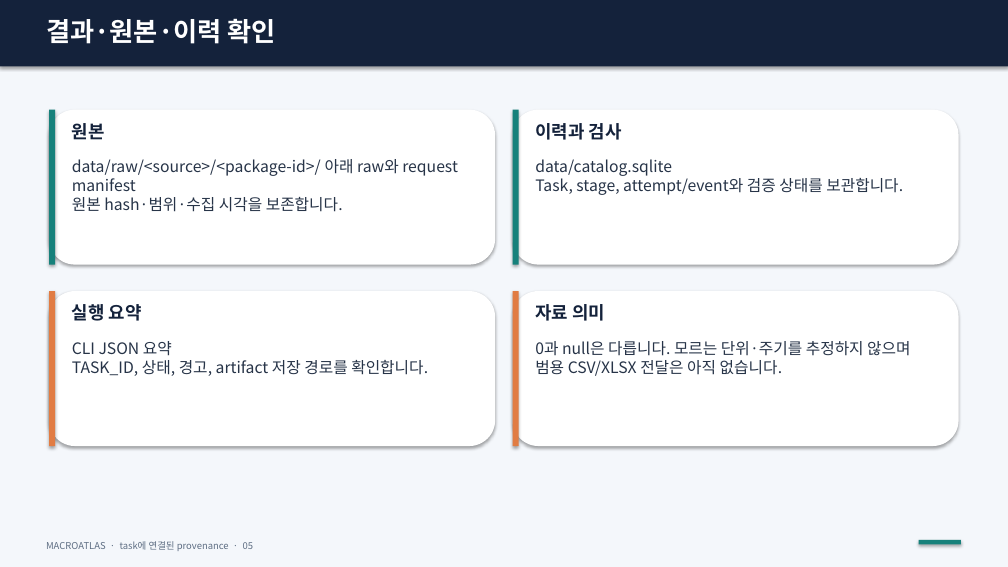
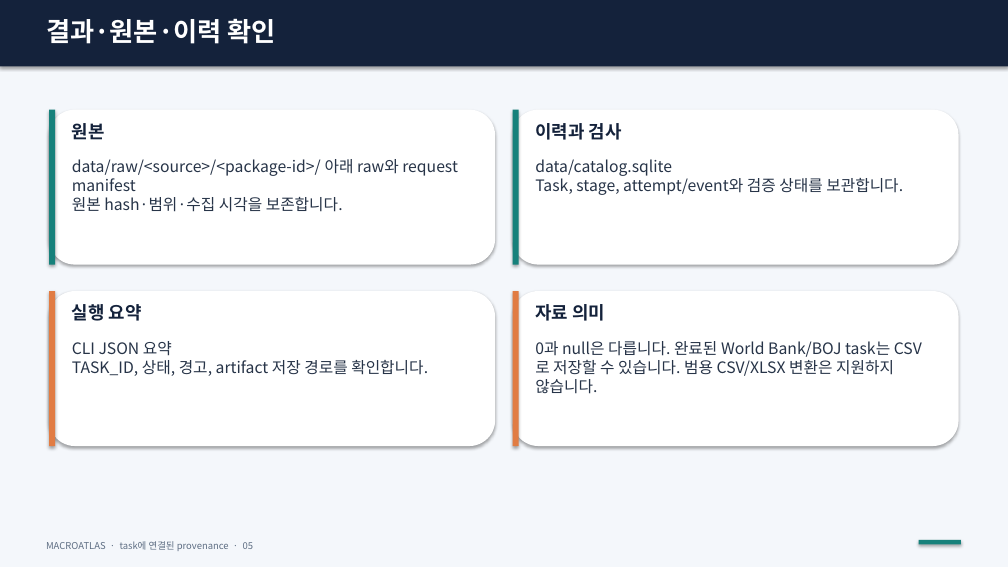
Before and after one commit to jaeu983-lang/MacroAtlas, a slide deck: slide 5 of docs/MacroAtlas_User_Guide.pptx. Drawn at 1008x567 pixels with LibreOffice and Linux fonts; fonts in the diff are those of the drawing. Boxes give left, top, right and bottom in pixels: in the first picture for what was removed or moved away, otherwise in the second. Text is boxed around its words. In the diff, an @@ line names an element or a change of style, - is before the commit and + after.

Commit message:
Add verified World Bank and BOJ CSV export

```diff
--- a/docs/MacroAtlas_User_Guide.pptx
+++ b/docs/MacroAtlas_User_Guide.pptx
@@ text at (x1=535, y1=341, x2=894, y2=394): text changed @@
-0과 null은 다릅니다. 모르는 단위·주기를 추정하지 않으며 범용 CSV/XLSX 전달은 아직 없습니다.
+0과 null은 다릅니다. 완료된 World Bank/BOJ task는 CSV로 저장할 수 있습니다. 범용 CSV/XLSX 변환은 지원하지 않습니다.
```
Also in this commit, not shown: 3 other slides changed, 17 other files.
